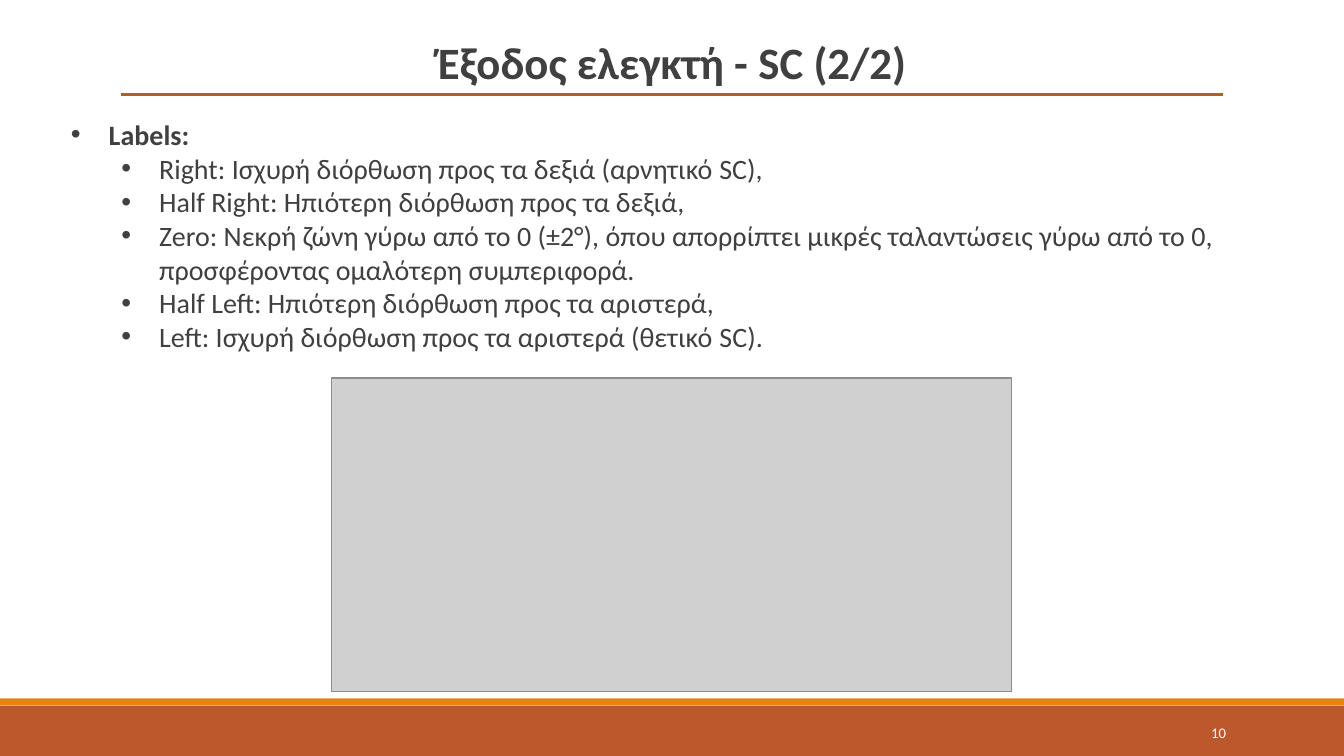
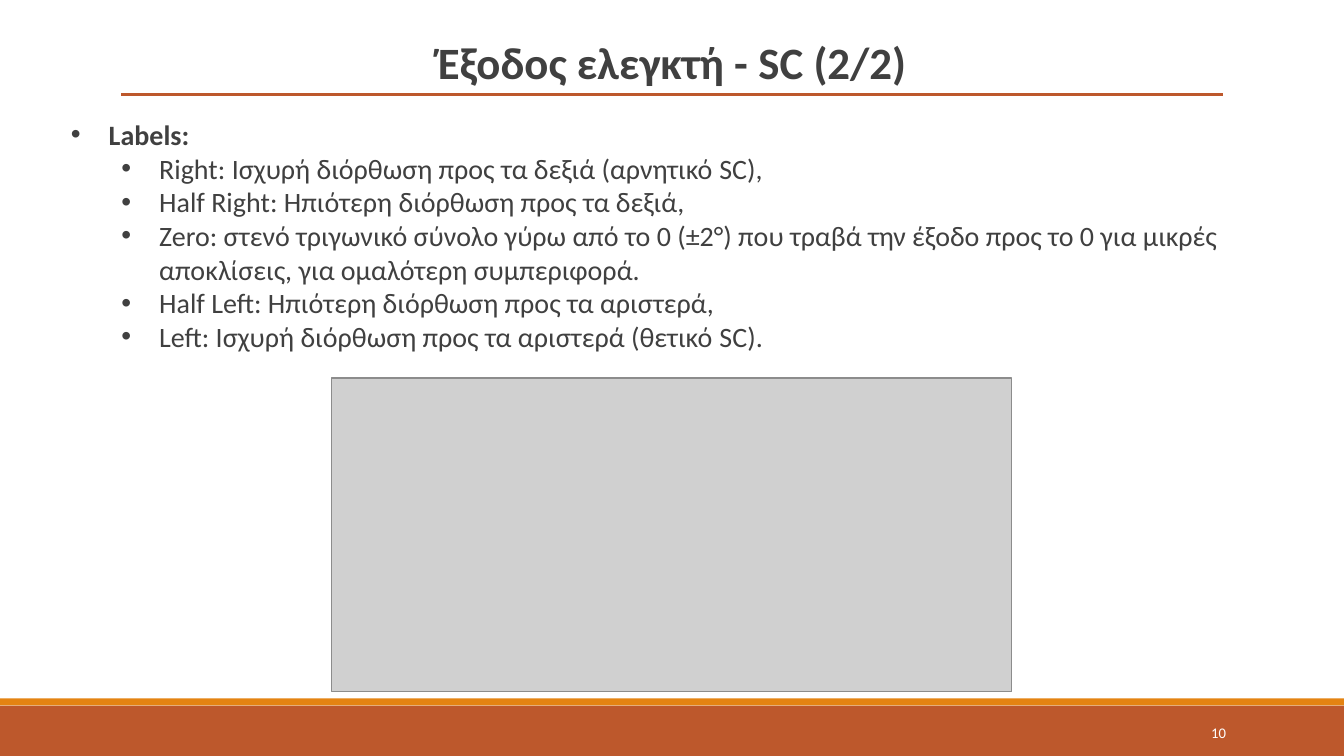
Before and after one commit to kvchr/fuzzy-roundabout-steering, a slide deck: slide 10 of slides/fuzzy_roundabout_slides_GR.pptx. Drawn at 1344x756 pixels with LibreOffice and Linux fonts; fonts in the diff are those of the drawing; grey boxes stand for pictures. Boxes give left, top, right and bottom in pixels: in the first picture for what was removed or moved away, otherwise in the second. Text is boxed around its words. In the diff, an @@ line names an element or a change of style, - is before the commit and + after.

```diff
--- a/slides/fuzzy_roundabout_slides_GR.pptx
+++ b/slides/fuzzy_roundabout_slides_GR.pptx
@@ text at [159,226,1217,285]: text changed @@
-  • Zero: Νεκρή ζώνη γύρω από το 0 (±2°), όπου απορρίπτει μικρές ταλαντώσεις γύρω από το 0, προσφέροντας ομαλότερη συμπεριφορά.
+  • Zero: στενό τριγωνικό σύνολο γύρω από το 0 (±2°) που τραβά την έξοδο προς το 0 για μικρές αποκλίσεις, για ομαλότερη συμπεριφορά.
```
Also in this commit, not shown: 13 other slides changed, 8 other files.
